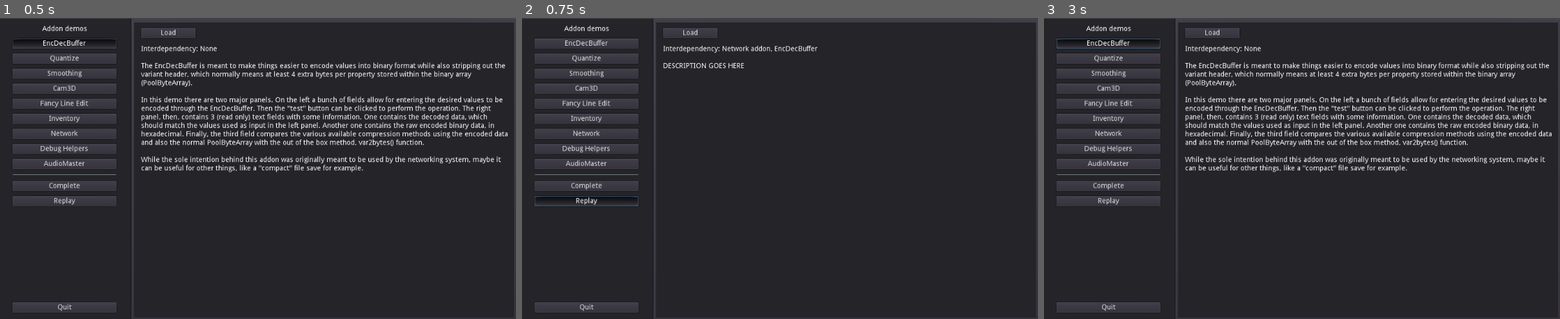
Above: before the commit, frames 1-3 (left to right).
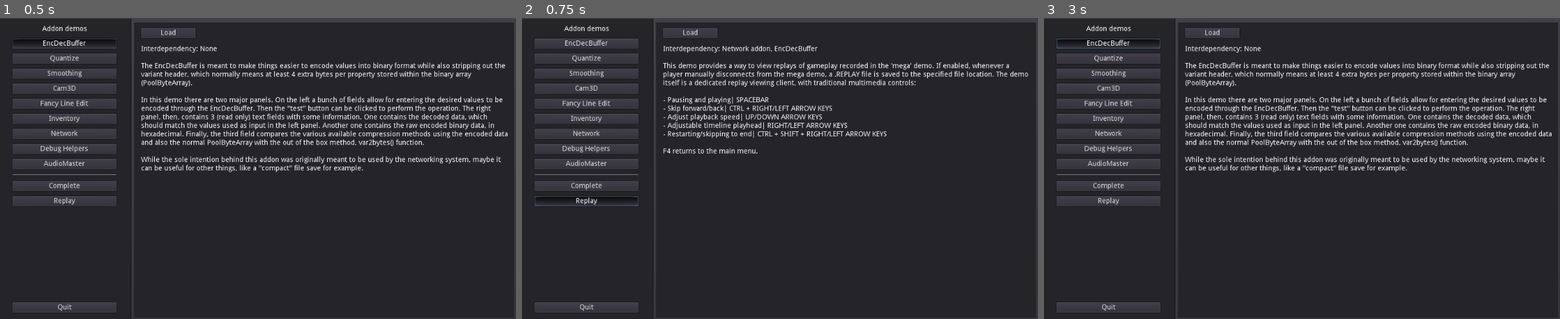
Above: after the commit, the same moments.

Repository: Kehom/GodotAddonPack
Game: Godot game, scene res://main.tscn
Same seed, same stepped clock (60 frames per second), same inputs: the game is played once before the commit and once after it. The engine's default icon, where the game draws it, is replaced by a stand-in: a white triangle on a blue panel in a dark square.
Inputs:
- Up to frame 1 (0.5 s): no input
- Up to frame 2 (0.75 s): click "Replay" at 0.5 s
- Up to frame 3 (3 s): click "Replay" at 1.25 s; click "Replay" at 2 s; click "EncDecBuffer" at 2.75 s

Frame 1 is identical in both runs. In frame 2, 3.4% of the frame differs, in the area x 27-99%, y 14-46%; in frame 3, nothing differs.

Commit message:
Update main.tscn
Implement description draft

Diff:
--- a/main.tscn
+++ b/main.tscn
@@ -696,7 +696,15 @@
 margin_bottom = -20.0
 text = "Interdependency: Network addon, EncDecBuffer
 
-DESCRIPTION GOES HERE"
+This demo provides a way to view replays of gameplay recorded in the 'mega' demo. If enabled, whenever a player manually disconnects from the mega demo, a .REPLAY file is saved to the specified file location. The demo itself is a dedicated replay viewing client, with traditional multimedia controls:
+
+- Pausing and playing				| SPACEBAR
+- Skip forward/back					| CTRL + RIGHT/LEFT ARROW KEYS
+- Adjust playback speed			| UP/DOWN ARROW KEYS
+- Adjustable timeline playhead	| RIGHT/LEFT ARROW KEYS
+- Restarting/skipping to end		| CTRL + SHIFT + RIGHT/LEFT ARROW KEYS
+
+F4 returns to the main menu."
 autowrap = true
 __meta__ = {
 "_edit_use_anchors_": false
